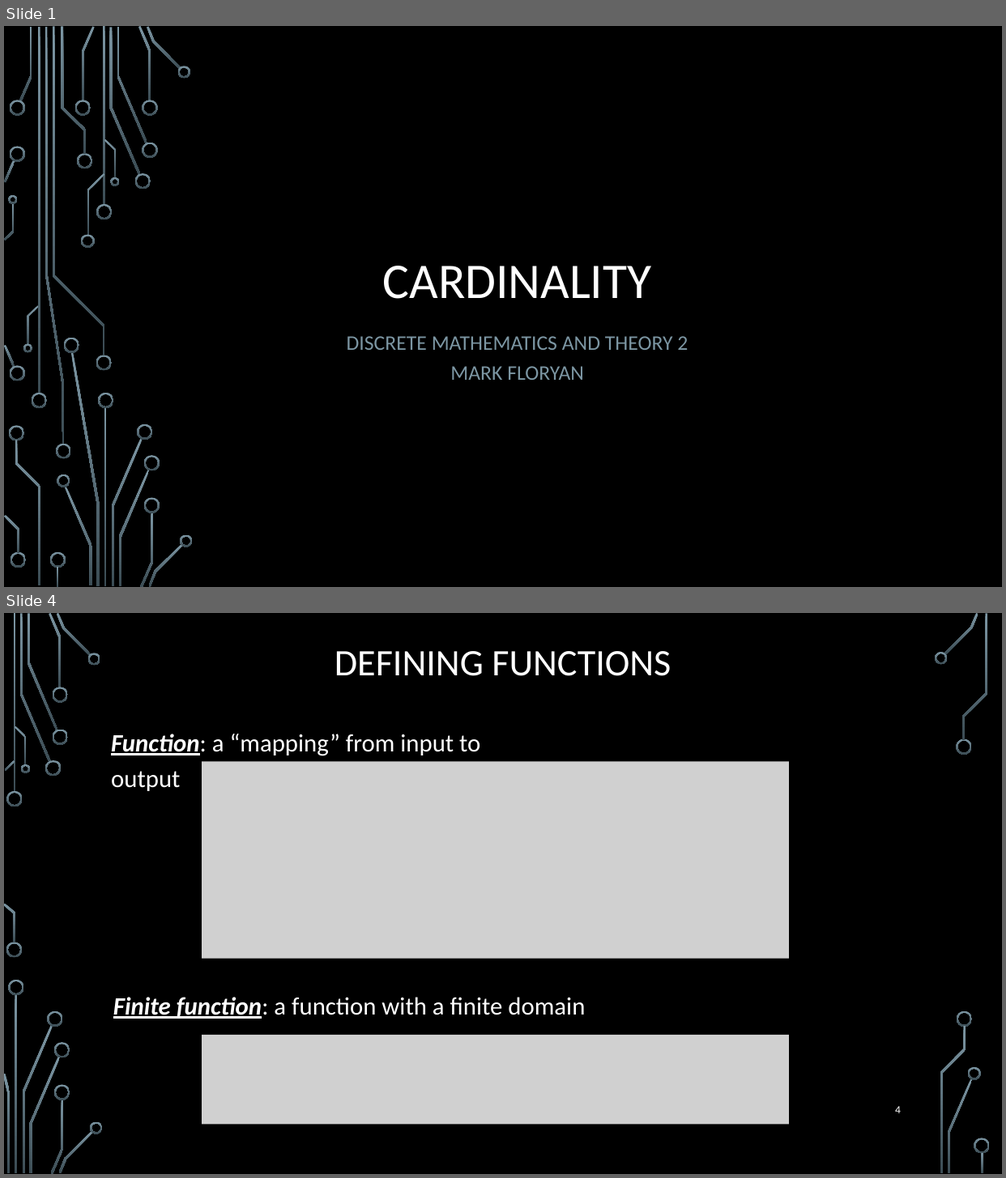
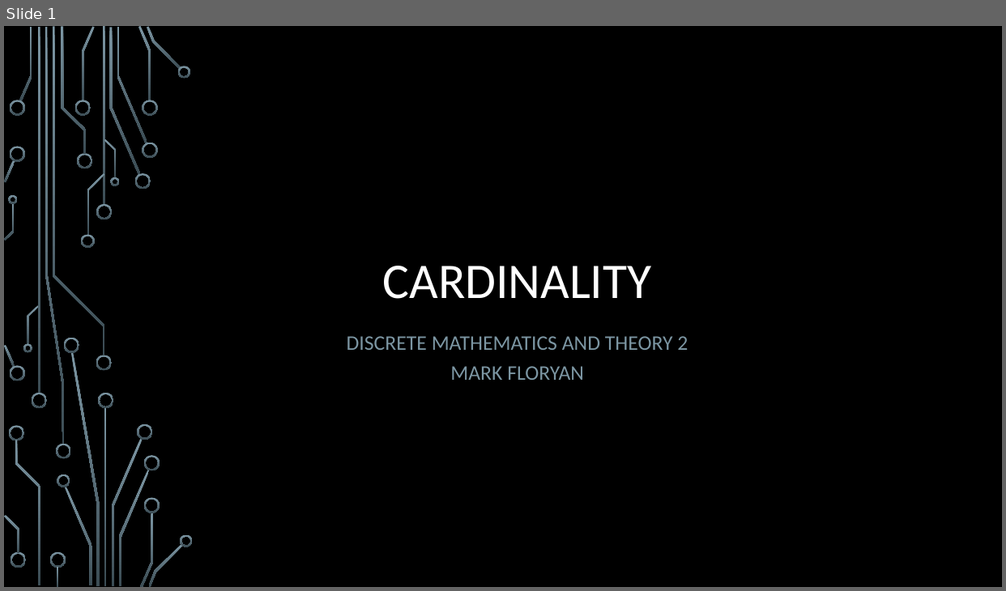
Before and after one commit to markfloryan/dmt2, a slide deck: slides/01-Cardinality.pptx. Shown one above the other, each under a label of ours: slides 1 and 4 before the commit, slide 1 after it; the slides between them are not shown. The pictures are 1006x1178 and 1006x591 pixels, drawn with LibreOffice and Linux fonts; fonts in the diff are those of the drawing; grey boxes stand for pictures; background and template pictures are left out. Boxes give left, top, right and bottom in pixels: in the first picture for what was removed or moved away, otherwise in the second. Text is boxed around its words. In the diff, an @@ line names an element or a change of style, - is before the commit and + after.

```diff
--- a/slides/01-Cardinality.pptx
+++ b/slides/01-Cardinality.pptx
@@ slide 4 removed at [4, 613, 1002, 1174], background picture (left out) @@
@@ title removed at [334, 651, 671, 676] @@
-DEFINING FUNCTIONS
@@ text removed at [111, 734, 480, 791] @@
-Function: a “mapping” from input to output
@@ picture removed at [202, 762, 789, 959] @@
@@ text removed at [113, 997, 585, 1019] @@
-Finite function: a function with a finite domain
@@ picture removed at [202, 1035, 789, 1125] @@
@@ page number removed at [895, 1106, 901, 1114] @@
-4
@@ group removed at [4, 613, 990, 1174]: 33 freeform shapes, 3 rectangles @@
```
Also in this commit, not shown: 8 slides changed, 13 other slides removed.
